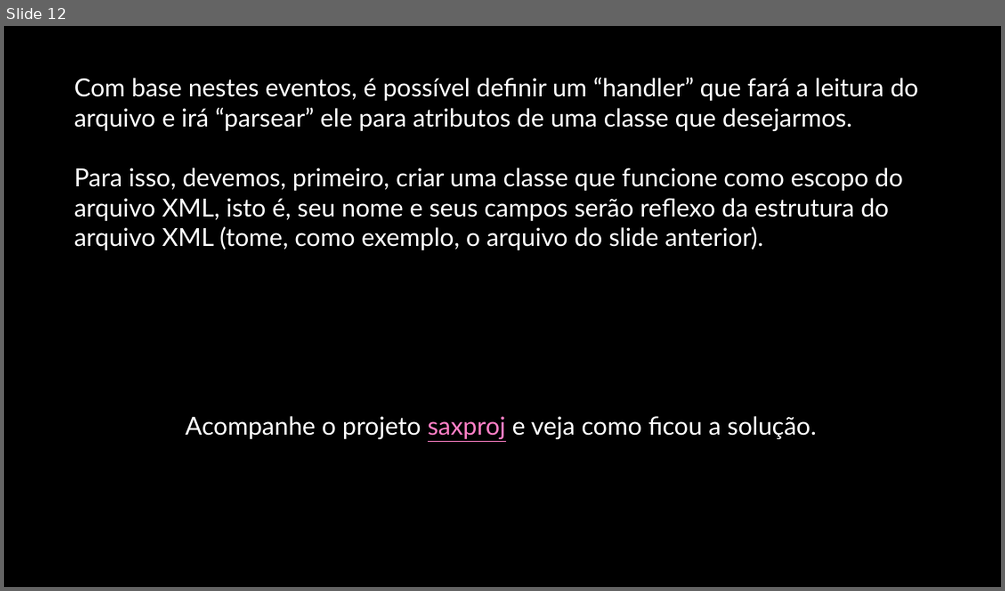
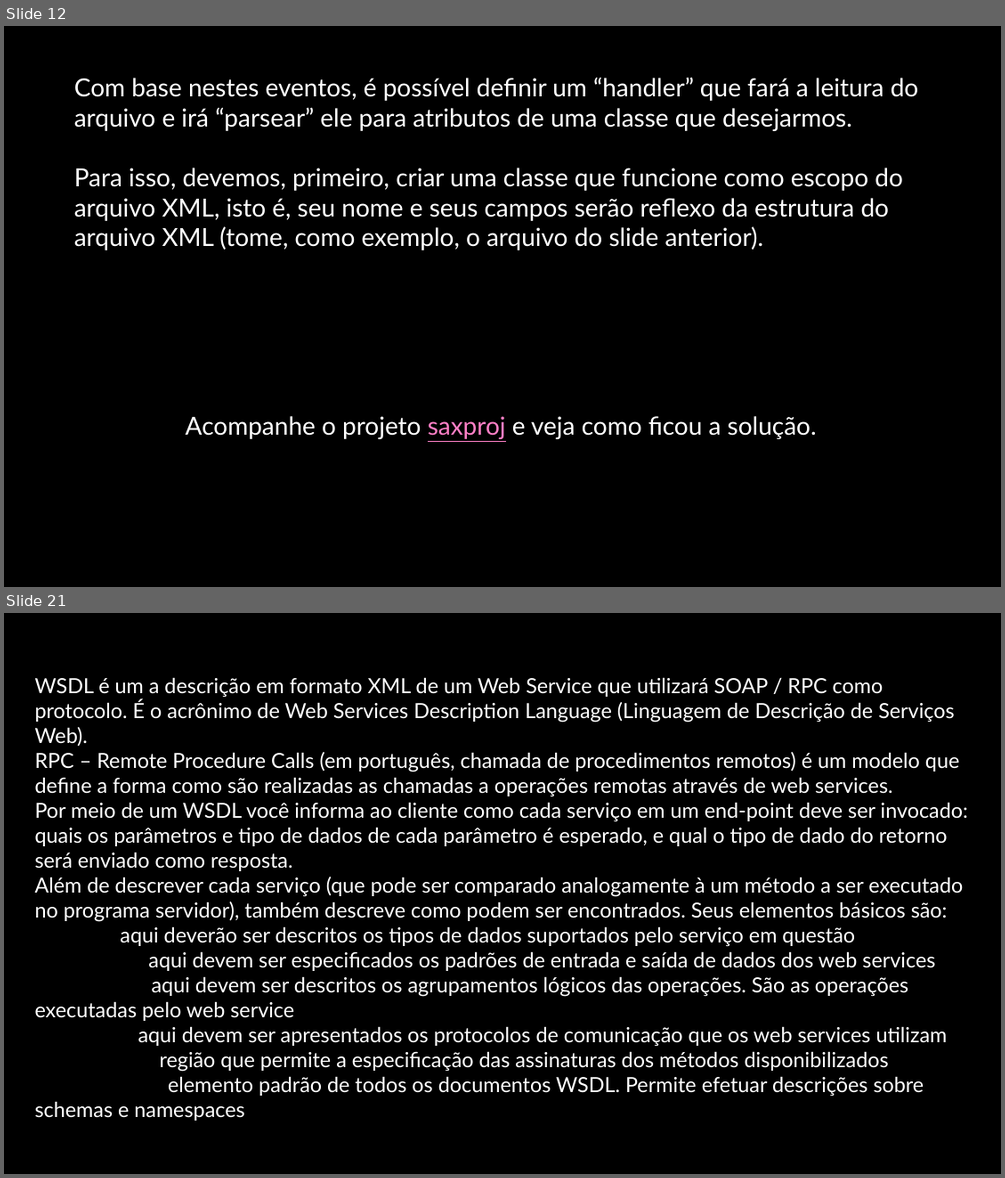
Before and after one commit to professordouglasfilho/aulasetutoriais, a slide deck: aulas/modulo4/Módulo 4 - Webservices.pptx. Shown one above the other, each under a label of ours: slide 12 before the commit, slides 12 and 21 after it; the slides between them are not shown. The pictures are 1005x591 and 1005x1178 pixels, drawn with LibreOffice and Linux fonts; fonts in the diff are those of the drawing; background and template pictures are left out. Boxes give left, top, right and bottom in pixels: in the first picture for what was removed or moved away, otherwise in the second. Text is boxed around its words. In the diff, an @@ line names an element or a change of style, - is before the commit and + after.

```diff
--- a/aulas/modulo4/Módulo 4 - Webservices.pptx
+++ b/aulas/modulo4/Módulo 4 - Webservices.pptx
@@ slide 21 added at box(4, 613, 1001, 1174), background picture (left out) @@
@@ text added at box(35, 677, 968, 1120), 20 pt, text #FFFFFF @@
+WSDL é um a descrição em formato XML de um Web Service que utilizará SOAP / RPC como protocolo. É o acrônimo de Web Services Description Language (Linguagem de Descrição de Serviços Web).
+RPC – Remote Procedure Calls (em português, chamada de procedimentos remotos) é um modelo que define a forma como são realizadas as chamadas a operações remotas através de web services.
+Por meio de um WSDL você informa ao cliente como cada serviço em um end-point deve ser invocado: quais os parâmetros e tipo de dados de cada parâmetro é esperado, e qual o tipo de dado do retorno será enviado como resposta.
+Além de descrever cada serviço (que pode ser comparado analogamente à um método a ser executado no programa servidor), também descreve como podem ser encontrados. Seus elementos básicos são:
+<types>: aqui deverão ser descritos os tipos de dados suportados pelo serviço em questão
+<message>: aqui devem ser especificados os padrões de entrada e saída de dados dos web services
+<portType>: aqui devem ser descritos os agrupamentos lógicos das operações. São as operações executadas pelo web service
+<binding>: aqui devem ser apresentados os protocolos de comunicação que os web services utilizam
+<operation>: região que permite a especificação das assinaturas dos métodos disponibilizados
+<definitions>: elemento padrão de todos os documentos WSDL. Permite efetuar descrições sobre schemas e namespaces
```
Also in this commit, not shown: 2 slides changed, 10 other slides added, 19 other files.
